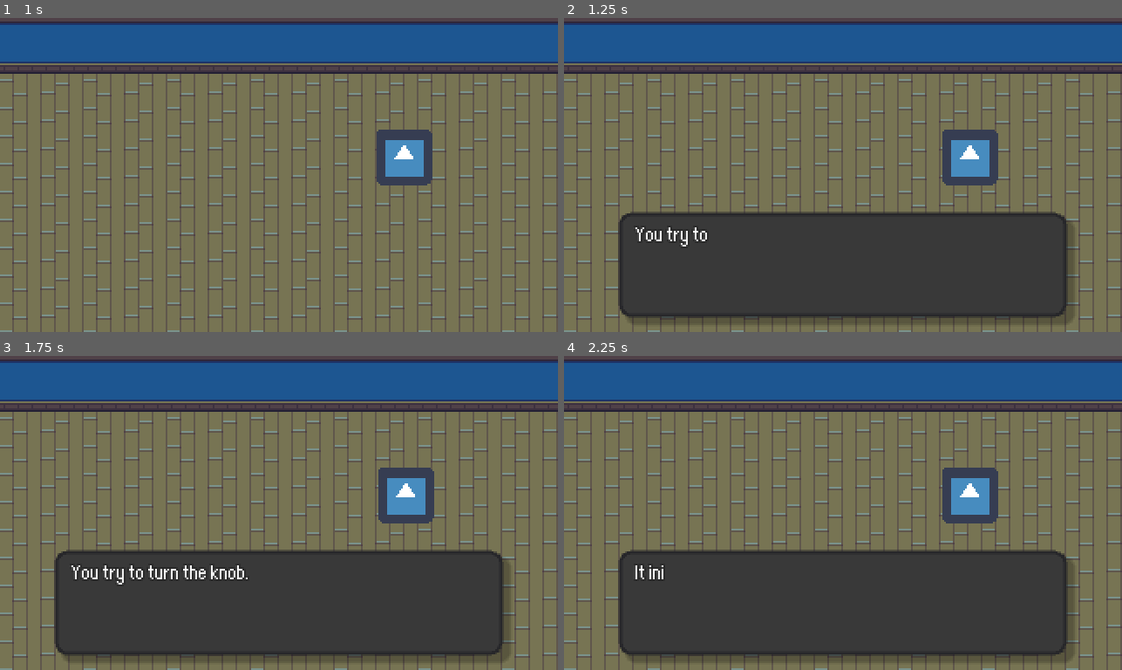
Above: before the commit, frames 1-4 (two rows, left to right).
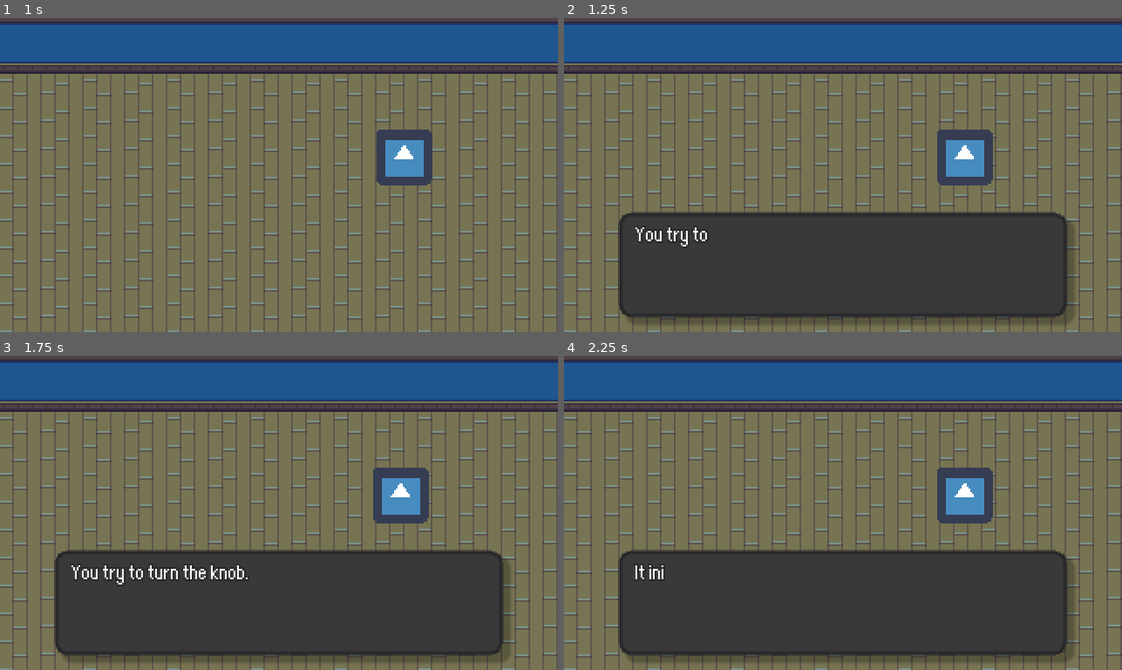
Above: after the commit, the same moments.

Repository: mhmakes/monotropus
Game: Godot game, scene res://Levels/TestScene.tscn
The game is run twice, just before and just after one commit, with the same random seed, the same clock (stepped at 60 frames per second) and the same inputs. The engine's default icon, where the game draws it, is replaced by a stand-in: a white triangle on a blue panel in a dark square.
Inputs:
- Up to frame 1 (1 s): hold D (move_right) from 0.53 s (still down); tap J (game_interact) at 0.6 s
- Up to frame 2 (1.25 s): keep holding D (move_right)
- Up to frame 3 (1.75 s): release D (move_right) at 1.28 s; hold S (move_down) from 1.28 s (still down); tap J (game_interact) at 1.35 s
- Up to frame 4 (2.25 s): tap Enter at 2 s; release S (move_down) at 2.03 s; hold D (move_right) from 2.03 s (still down); tap J (game_interact) at 2.1 s

Frame 1 is identical in both runs. In frame 2, 0.6% of the frame differs, in the area x 66-78%, y 35-54%; in frame 3, 0.6%; in frame 4, 0.6%.

Commit message:
Integrate choice box with cutscene animations
The choice box now stops the cutscene player appropriately. This allows for cutscenes to be interrupted by choices prompts. In addition, fixed a bug with choice button object destruction.

Diff:
--- a/CutscenePlayer.gd
+++ b/CutscenePlayer.gd
@@ -10,3 +10,4 @@
 	play("cutscene_Test")
 
 	_dialogue_box.set_cutscene_player(self)
+	_choice_box.set_cutscene_player(self)
--- a/Game.gd
+++ b/Game.gd
@@ -21,8 +21,6 @@
 		OS.set_window_fullscreen(!OS.is_window_fullscreen())
 
 
-# We don't modify story_flags directly; instead, this function has some input validation for us
-# so that our chances of awful bugs are 1% less
 func update_story_flags(flags: Dictionary) -> void:
 	var keys: Array = flags.keys()
 
--- a/Story/Data/Cutscenes/cutscene_Test.tres
+++ b/Story/Data/Cutscenes/cutscene_Test.tres
@@ -1,8 +1,10 @@
-[gd_resource type="Animation" format=2]
+[gd_resource type="Animation" load_steps=2 format=2]
+
+[ext_resource path="res://Story/Data/Choices/choice_Test.tres" type="Resource" id=1]
 
 [resource]
 resource_name = "cutscene_Test"
-length = 2.0
+length = 2.1
 tracks/0/type = "method"
 tracks/0/path = NodePath("CutscenePlayer")
 tracks/0/interp = 1
@@ -24,7 +26,7 @@
 "times": PoolRealArray( 0, 1, 2 ),
 "transitions": PoolRealArray( 1, 1, 1 ),
 "update": 0,
-"values": [ Vector2( 168, 80 ), Vector2( 232, 80 ), Vector2( 264, 80 ) ]
+"values": [ Vector2( 168, 80 ), Vector2( 232, 80 ), Vector2( 128, 64 ) ]
 }
 tracks/2/type = "method"
 tracks/2/path = NodePath("UI/DialogueBox")
@@ -40,3 +42,17 @@
 "method": "start_dialogue"
 } ]
 }
+tracks/3/type = "method"
+tracks/3/path = NodePath("UI/ChoiceBox")
+tracks/3/interp = 1
+tracks/3/loop_wrap = true
+tracks/3/imported = false
+tracks/3/enabled = true
+tracks/3/keys = {
+"times": PoolRealArray( 2 ),
+"transitions": PoolRealArray( 1 ),
+"values": [ {
+"args": [ ExtResource( 1 ) ],
+"method": "start_choice"
+} ]
+}
--- a/UI/ChoiceBox/ChoiceBox.gd
+++ b/UI/ChoiceBox/ChoiceBox.gd
@@ -9,6 +9,8 @@
 export (NodePath) onready var _choice_label = get_node(_choice_label) as Label
 export (NodePath) onready var _buttons = get_node(_buttons) as VBoxContainer
 
+var _cutscene_player = null
+
 var _active: bool = false
 
 func _ready() -> void:
@@ -16,12 +18,22 @@
 	pass
 
 
+func start_choice(data: Resource):
+	_choice_buttons_data = data
+	create_choice_buttons()
+
+
 func destroy_choice_buttons():
-	for button in _buttons:
+	var button_list: Array = _buttons.get_children()
+	for button in button_list:
 		button.queue_free()
 
 
 func create_choice_buttons():
+	if _cutscene_player:
+		if _cutscene_player.is_playing():
+			_cutscene_player.stop(false)
+
 	_choice_label.text = _choice_buttons_data.label
 
 	var _button_label_index: int = 0
@@ -35,6 +47,7 @@
 		_button.set_theme(_theme)
 
 		_button.connect("pressed", GameEvents, "_on_choice_button_pressed", [choice.story_flags])
+		_button.connect("pressed", self, "_on_choice_button_pressed")
 
 		_buttons.add_child(_button)
 
@@ -43,4 +56,20 @@
 
 		_button_label_index += 1
 
+	_active = true
+	set_visible(true)
 	set_anchors_and_margins_preset(Control.PRESET_CENTER, Control.PRESET_MODE_KEEP_WIDTH)
+
+
+func set_cutscene_player(cutscene_player: Node) -> void:
+	_cutscene_player = cutscene_player
+
+
+func _on_choice_button_pressed() -> void:
+	destroy_choice_buttons()
+	_active = false
+	set_visible(false)
+
+	if _cutscene_player:
+		if _cutscene_player.get_current_animation_position() > 0.001:
+			_cutscene_player.play()
Not shown, added: .mono/metadata/ide_messaging_meta.txt
